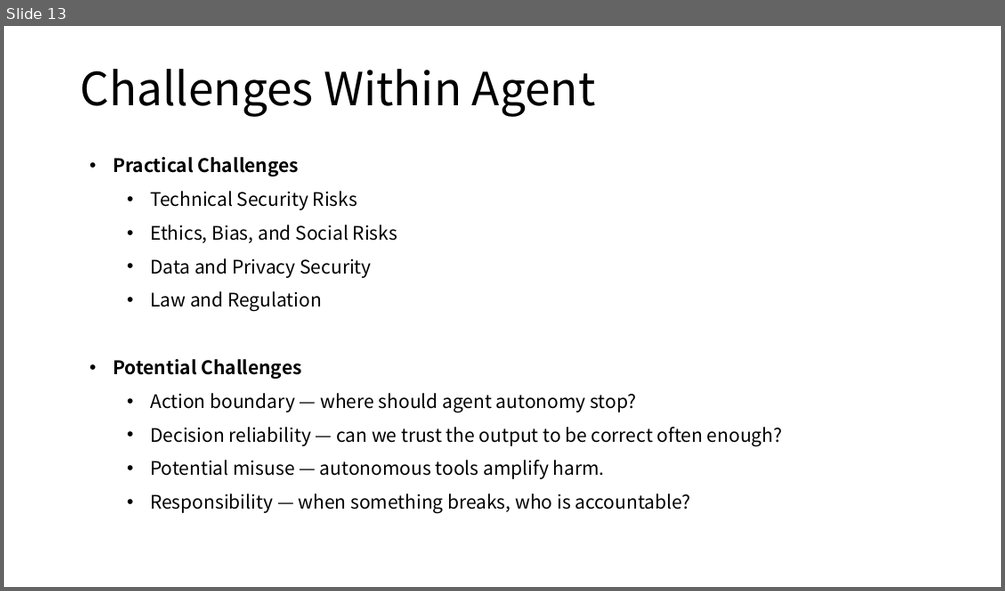
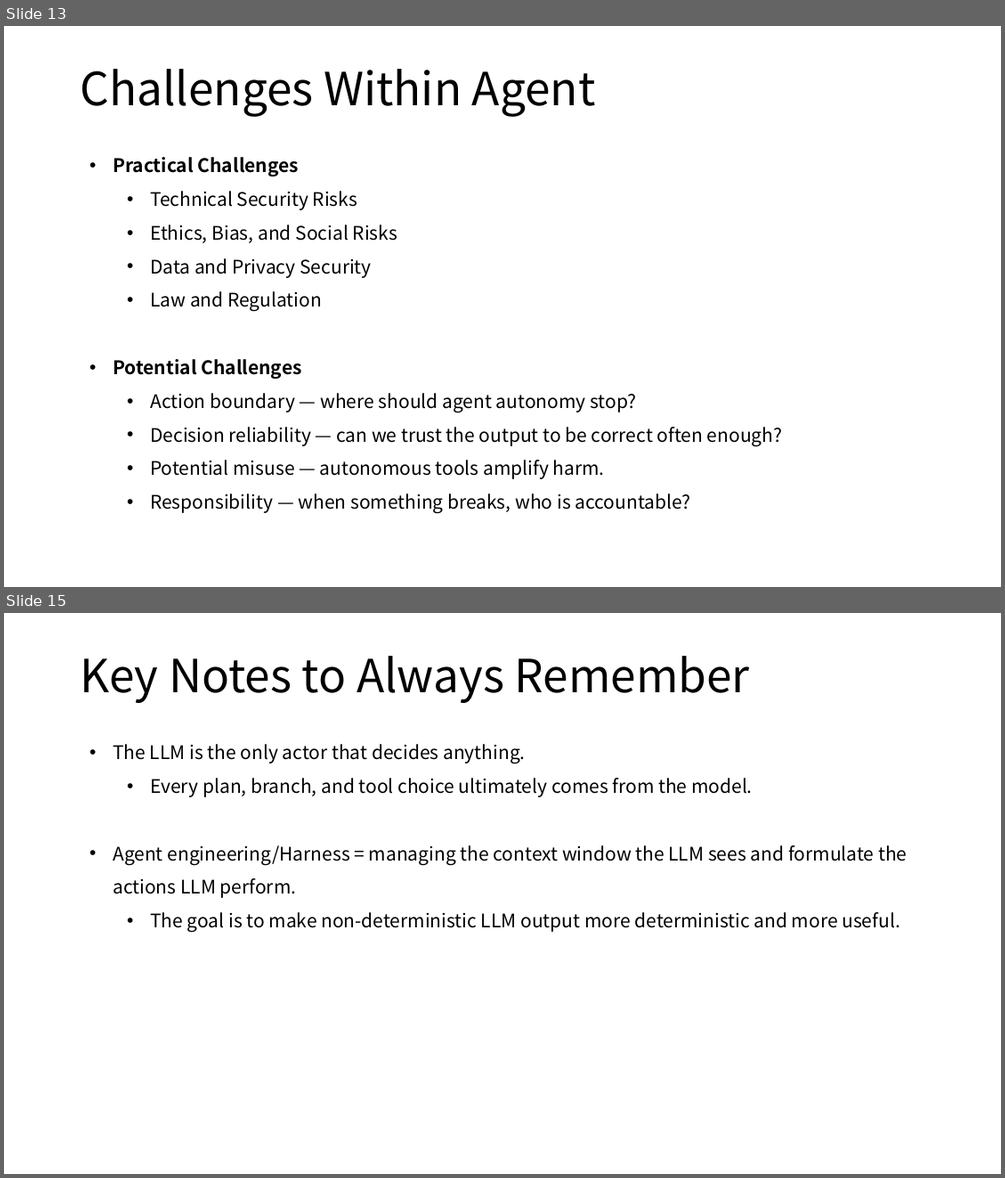
Before and after one commit to Tianyi2/All-About-Agent, a slide deck: all-about-agent.pptx. Shown one above the other, each under a label of ours: slide 13 before the commit, slides 13 and 15 after it; the slides between them are not shown. The pictures are 1005x591 and 1005x1178 pixels, drawn with LibreOffice and Linux fonts; fonts in the diff are those of the drawing. Boxes give left, top, right and bottom in pixels: in the first picture for what was removed or moved away, otherwise in the second. Text is boxed around its words. In the diff, an @@ line names an element or a change of style, - is before the commit and + after.

```diff
--- a/all-about-agent.pptx
+++ b/all-about-agent.pptx
@@ slide 15 added at bbox=[4, 613, 1001, 1174], background #FFFFFF @@
@@ title added at bbox=[80, 656, 750, 703], 44 pt, text #000000 @@
+Key Notes to Always Remember
@@ text added at bbox=[113, 744, 906, 932], 18 pt, text #000000 @@
+• The LLM is the only actor that decides anything.
+  • Every plan, branch, and tool choice ultimately comes from the model.
+• Agent engineering/Harness = managing the context window the LLM sees and formulate the actions LLM perform.
+  • The goal is to make non-deterministic LLM output more deterministic and more useful.
```
Also in this commit, not shown: 1 slide changed, 4 other slides added, 3 other files.
